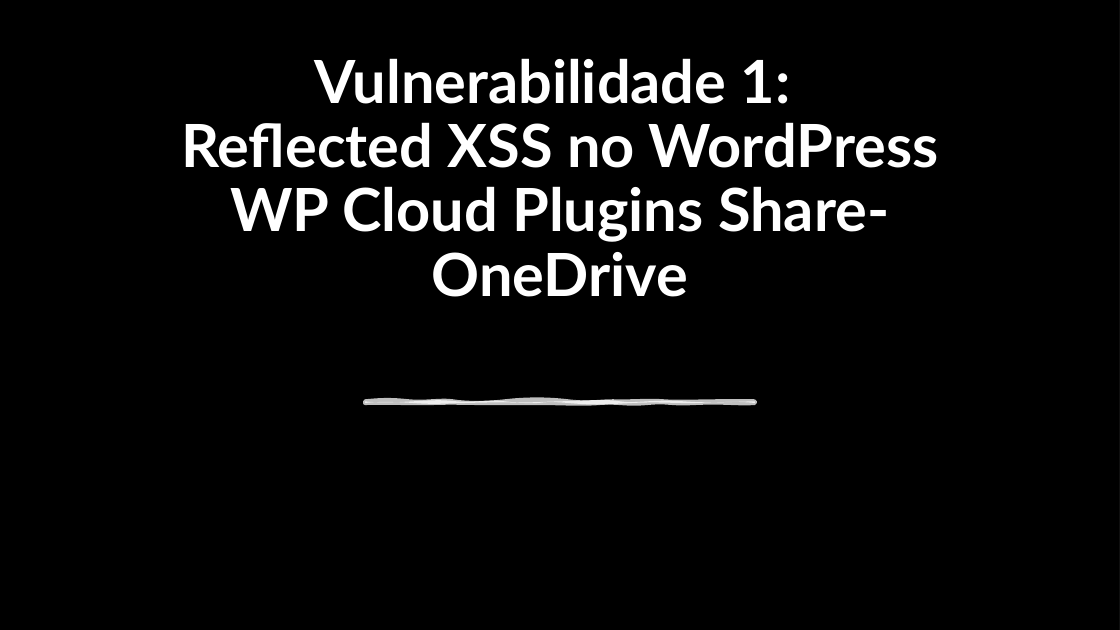
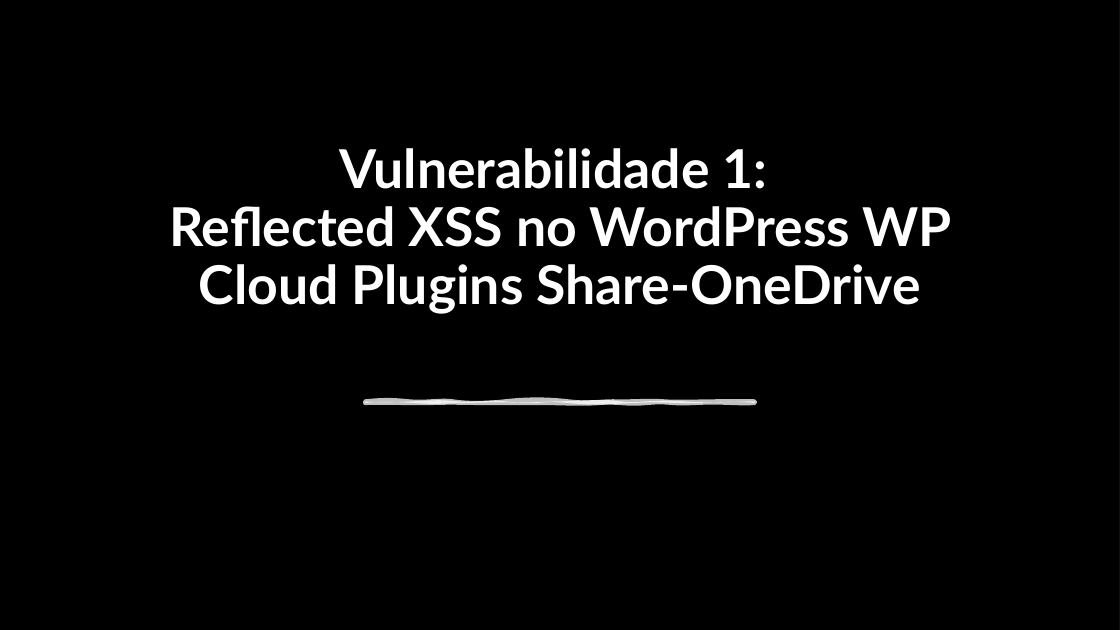
Before and after one commit to ATMD4/CiberWork, a slide deck: slide 5 of Análise de Vulnerabilidades.pptx. Drawn at 1120x630 pixels with LibreOffice and Linux fonts; fonts in the diff are those of the drawing; background and template pictures are left out; a plain dark background stands for a picture behind light text. Boxes give left, top, right and bottom in pixels: in the first picture for what was removed or moved away, otherwise in the second. Text is boxed around its words. In the diff, an @@ line names an element or a change of style, - is before the commit and + after.

```diff
--- a/Análise de Vulnerabilidades.pptx
+++ b/Análise de Vulnerabilidades.pptx
@@ title "Vulnerabilidade 1: Reflected XSS no ..." at (x1=169, y1=148, x2=952, y2=314): size 51 to 45.9 pt @@
```
Also in this commit, not shown: 2 other slides changed.
